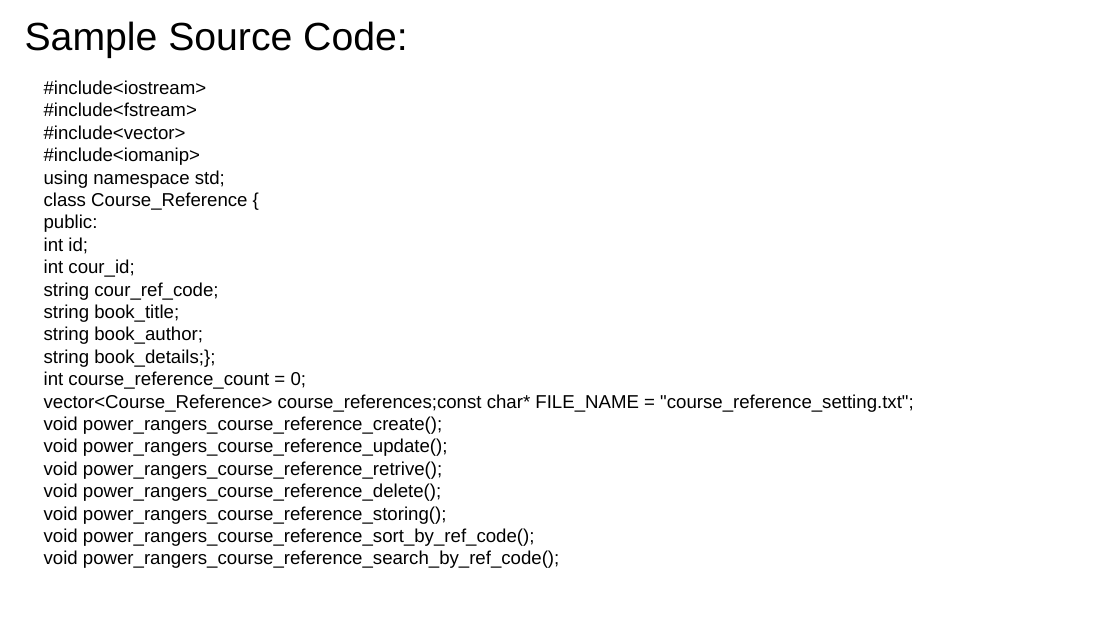
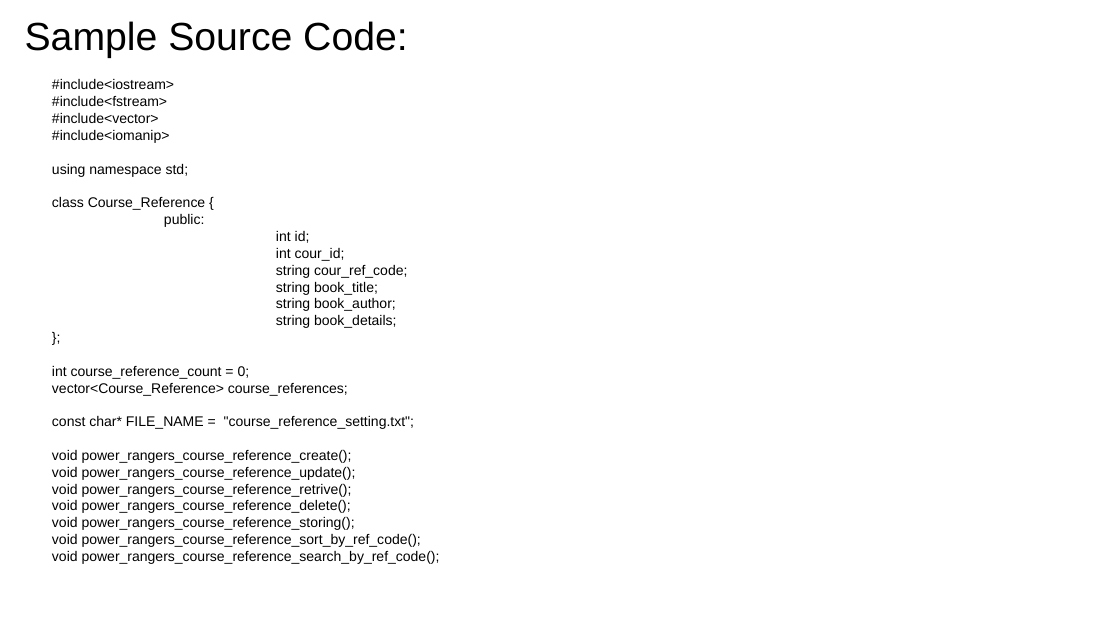
Before and after one commit to vissamsettynikitha/team_power_rangers, a slide deck: slide 15 of OBE_power_rangers_course_reference.pptx. Drawn at 1120x630 pixels with LibreOffice and Linux fonts; fonts in the diff are those of the drawing; background and template pictures are left out. Boxes give left, top, right and bottom in pixels: in the first picture for what was removed or moved away, otherwise in the second. Text is boxed around its words. In the diff, an @@ line names an element or a change of style, - is before the commit and + after.

```diff
--- a/OBE_power_rangers_course_reference.pptx
+++ b/OBE_power_rangers_course_reference.pptx
@@ text "#include<iostream>": place and size @@
-text "#include<iostream>" at [44,80,913,568]
+text "#include<iostream>" at [52,79,440,564]
@@ text at [52,79,440,564]: size 12 to 9 pt in "#include<iostream>", "#include<fstream>", "#include<vector>", "#include<iomanip>" and 16 more places @@
@@ text at [276,315,396,328]: text changed; size 12 to 9 pt @@
-string book_details;};
+string book_details;
+};
@@ text at [52,383,414,429]: text changed; size 12 to 9 pt @@
-vector<Course_Reference> course_references;const char* FILE_NAME = "course_reference_setting.txt";
+vector<Course_Reference> course_references;
+const char* FILE_NAME = "course_reference_setting.txt";
```
Also in this commit, not shown: 7 other slides changed, 9 slides added, 4 slides removed.
